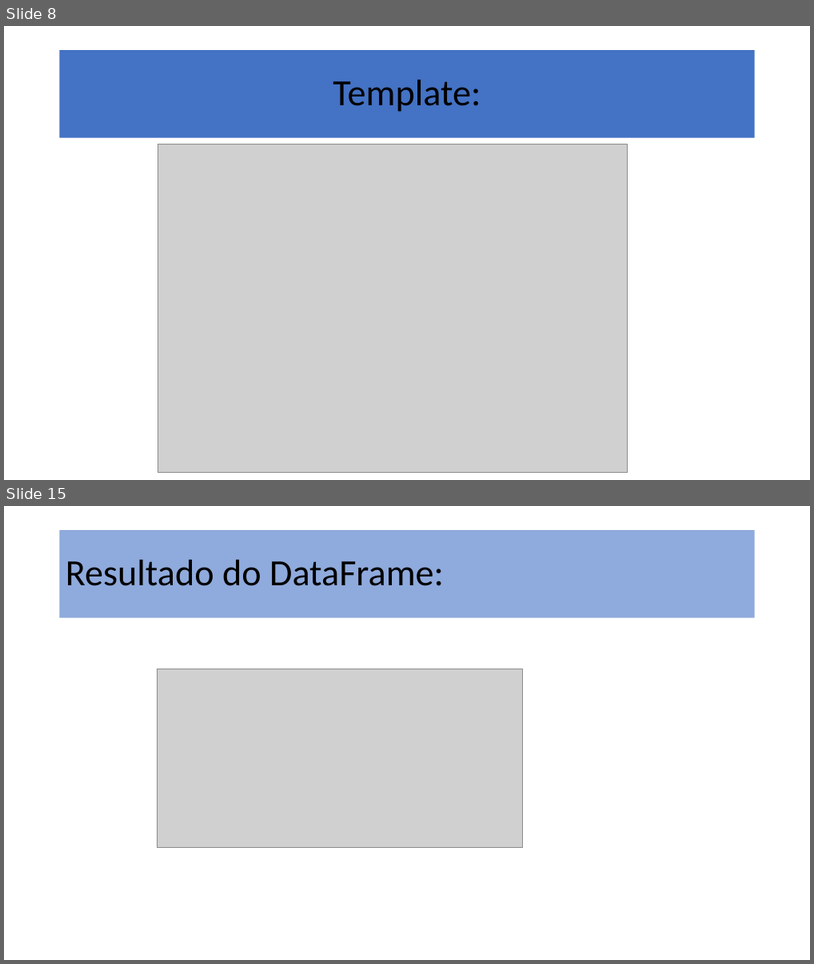
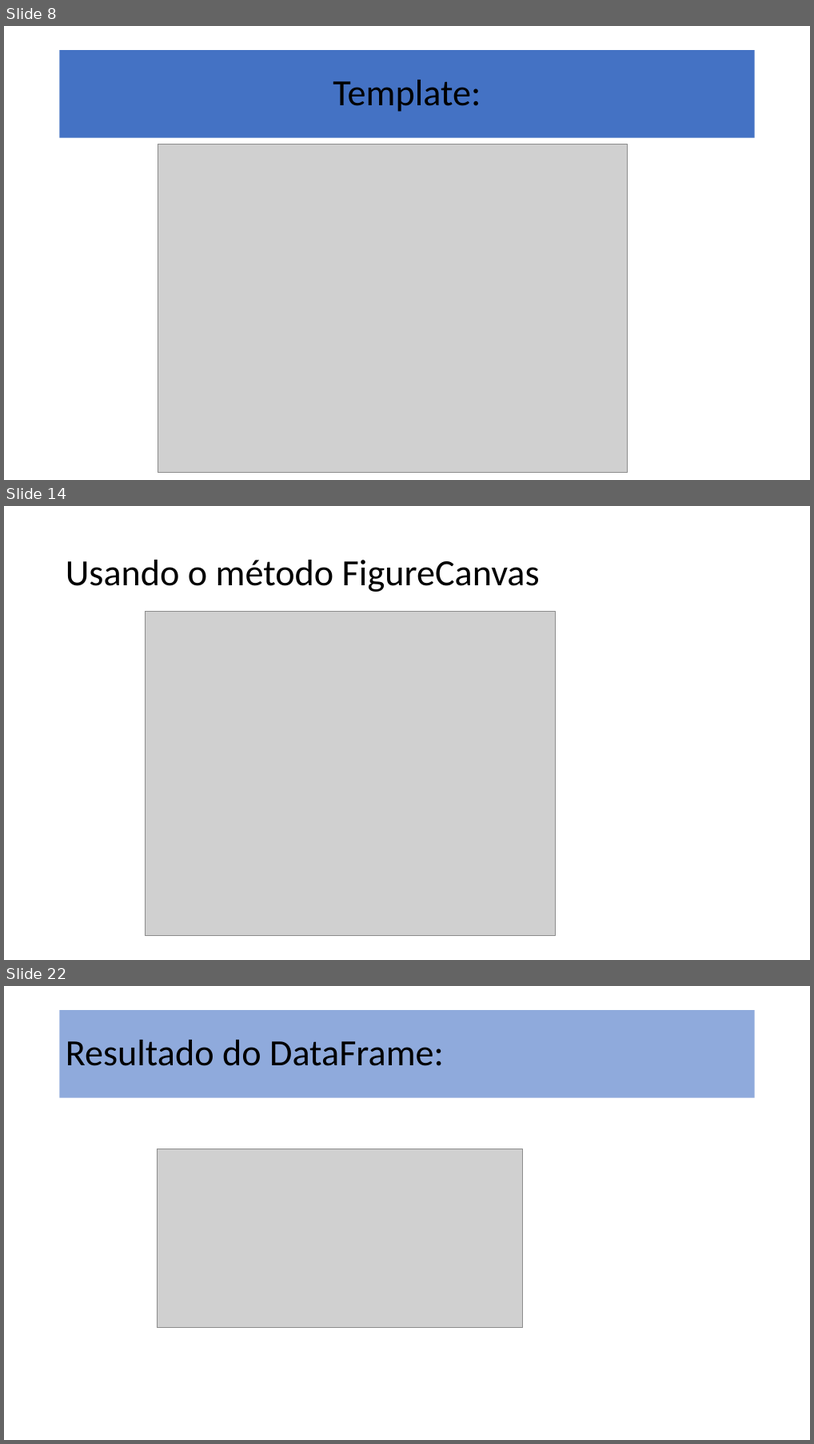
Before and after one commit to dourivaljunior/Curso-de-Flask, a slide deck: aula 03 flask.pptx. Shown one above the other, each under a label of ours: slides 8 and 15 before the commit, slides 8, 14 and 22 after it; the slides between them are not shown. The pictures are 814x964 and 814x1444 pixels, drawn with LibreOffice and Linux fonts; fonts in the diff are those of the drawing; grey boxes stand for pictures. Boxes give left, top, right and bottom in pixels: in the first picture for what was removed or moved away, otherwise in the second. Text is boxed around its words. In the diff, an @@ line names an element or a change of style, - is before the commit and + after.

```diff
--- a/aula 03 flask.pptx
+++ b/aula 03 flask.pptx
@@ slide 14 added at (4,506,810,960), background #FFFFFF @@
@@ title added at (66,560,540,592), 44 pt, text #000000 @@
+Usando o método FigureCanvas
@@ picture added at (145,611,555,936) @@
@@ what was slide 15 is now slide 22 @@
```
Also in this commit, not shown: 10 slides changed, 14 other slides added, 1 other file.
